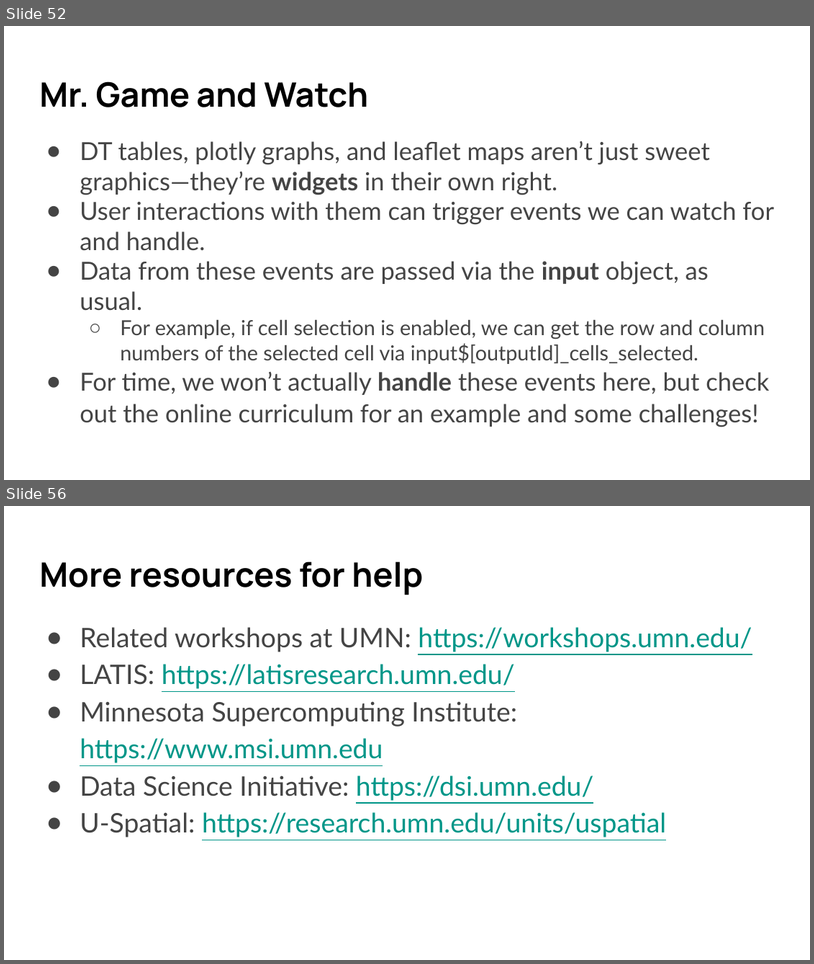
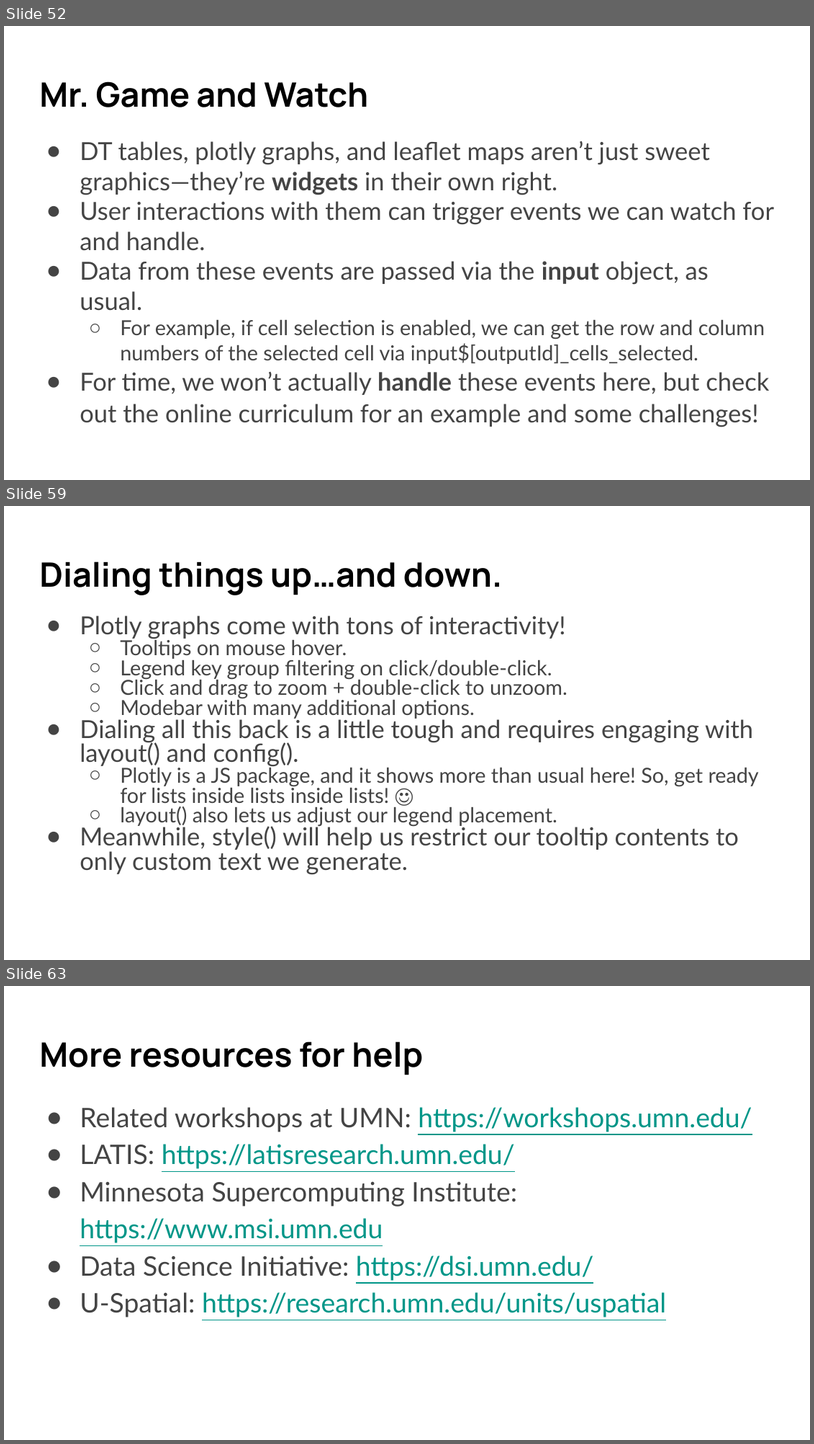
Before and after one commit to umn-dash/r-shiny, a slide deck: instructors/files/SWC slides R Shiny 2024 Fall.pptx. Shown one above the other, each under a label of ours: slides 52 and 56 before the commit, slides 52, 59 and 63 after it; the slides between them are not shown. The pictures are 814x964 and 814x1444 pixels, drawn with LibreOffice and Linux fonts; fonts in the diff are those of the drawing. Boxes give left, top, right and bottom in pixels: in the first picture for what was removed or moved away, otherwise in the second. Text is boxed around its words. In the diff, an @@ line names an element or a change of style, - is before the commit and + after.

```diff
--- a/instructors/files/SWC slides R Shiny 2024 Fall.pptx
+++ b/instructors/files/SWC slides R Shiny 2024 Fall.pptx
@@ slide 59 added at bbox=[4, 506, 810, 960], background #FFFFFF @@
@@ title added at bbox=[39, 561, 502, 595], 30 pt, text #000000, bold @@
+Dialing things up…and down.
@@ text added at bbox=[80, 615, 759, 874], 18.5 pt, text #444444 @@
+● Plotly graphs come with tons of interactivity!
+  ○ Tooltips on mouse hover.
+  ○ Legend key group filtering on click/double-click.
+  ○ Click and drag to zoom + double-click to unzoom.
+  ○ Modebar with many additional options.
+● Dialing all this back is a little tough and requires engaging with layout() and config().
+  ○ Plotly is a JS package, and it shows more than usual here! So, get ready for lists inside lists inside lists! ☺
+  ○ layout() also lets us adjust our legend placement.
+● Meanwhile, style() will help us restrict our tooltip contents to only custom text we generate.
@@ what was slide 56 is now slide 63 @@
```
Also in this commit, not shown: 3 slides changed, 6 other slides added, 18 other files.
